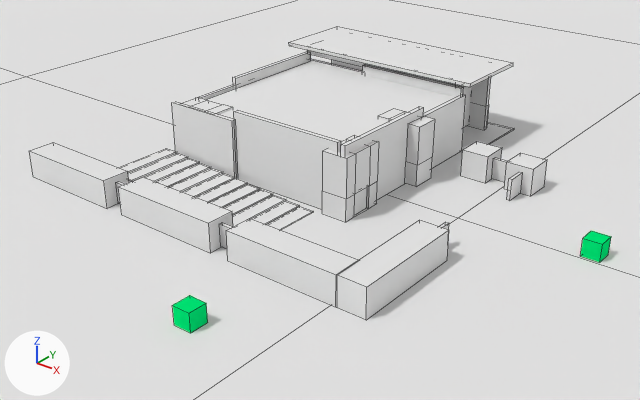
Two versions of the Blender file scenes/youthhouse/youthhouse.blend, one commit apart.
The view is the same before and after, from a 50 mm lens placed at (159.7, -211.5, 104.3), pointed at (21.0, -38.0, -3.2). Arrows for +X, +Y and +Z are at lower left; the lights stay in place. Mesh edges are drawn as thin lines.

The older version as bpy lines, for what is in view:
```python
me_cube_004 = bpy.data.meshes.new('Cube.004')
me_cube_004.from_pydata(...)  # a box spanning x -1.0..1.0, y -1.0..1.0, z -1.0..1.0
me_cube_004.materials.append(mat_tele)  # green #00e775
me_cube_007 = bpy.data.meshes.new('Cube.007')
me_cube_007.from_pydata(...)  # a box spanning x -1.0..1.0, y -1.0..1.0, z -1.0..1.0
me_cube_007.materials.append(mat_tele)  # green #00e775
me_cube_025 = bpy.data.meshes.new('Cube.025')
me_cube_025.from_pydata(...)  # a box spanning x -0.305..0.305, y -0.305..0.305, z -0.305..0.305
me_cube_025.materials.append(mat_stones)  # its picture is missing
ob_teleporter_x1_000 = bpy.data.objects.new('Teleporter.x1.000', me_cube_007)
ob_teleporter_x1_000.location = (36.6, -102.4, -1.6)
ob_teleporter_x1_000.scale = (2.55, 2.55, 2.55)
ob_teleporter_x1_001 = bpy.data.objects.new('Teleporter.x1.001', me_cube_004)
ob_teleporter_x1_001.location = (92.7, -18.7, -1.6)
ob_teleporter_x1_001.scale = (2.55, 2.55, 2.55)
ob_wall_017 = bpy.data.objects.new('Wall.017', me_cube_025)
ob_wall_017.location = (0.5, -73.1, 0.0)
ob_wall_017.scale = (55.5, 13.8, 13.8)
# also in view: 'Wall.011' at (10.9, -40.5, 6.5); 'Wall.013' at (31.6, -23.1, 6.5); 'Wall.018' at (61.1, -60.4, 0.0); 'Wall.024' at (13.4, 17.8, 6.5); 'Floor.001' at (153.3, -119.9, -4.1)
```
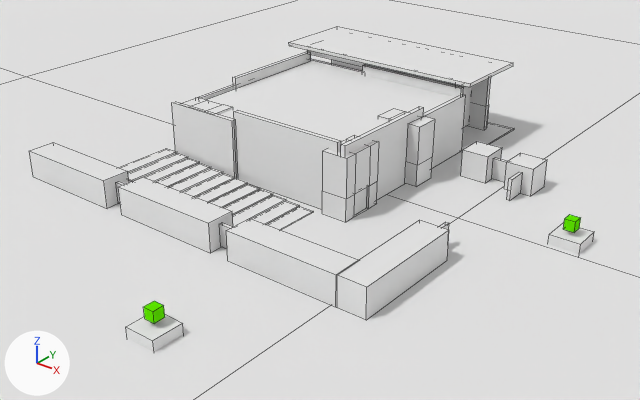
Commit message: Added Teleporters

The change, as a diff of the scene's bpy script:
```diff
--- a/scenes/youthhouse/youthhouse.blend.py
+++ b/scenes/youthhouse/youthhouse.blend.py
@@ mat_material @@
+mat_material = diffuse_material('Material')
+mat_material.base_color = (0.111, 0.8, 0.0)  # green #5ee700
@@ me_wall_002 @@
+me_wall_002.from_pydata(...)  # a box spanning x -0.305..0.305, y -0.305..0.305, z -0.305..0.305
+me_wall_002.materials.append(mat_stones)  # its picture is missing
@@ me_wall_003 @@
+me_wall_003.from_pydata(...)  # a box spanning x -0.305..0.305, y -0.305..0.305, z -0.305..0.305
+me_wall_003.materials.append(mat_stones)  # its picture is missing
@@ me_cube @@
+me_cube.from_pydata(...)  # a box spanning x -0.305..0.305, y -0.305..0.305, z -0.305..0.305
+me_cube.materials.append(mat_material)  # green #5ee700
@@ ob_teleporter_x1_000 @@
-ob_teleporter_x1_000 = bpy.data.objects.new('Teleporter.x1.000', me_cube_007)
-ob_teleporter_x1_000.location = (36.6, -102.4, -1.6)
-ob_teleporter_x1_000.scale = (2.55, 2.55, 2.55)
@@ ob_teleporter_x1_001 @@
-ob_teleporter_x1_001 = bpy.data.objects.new('Teleporter.x1.001', me_cube_004)
-ob_teleporter_x1_001.location = (92.7, -18.7, -1.6)
-ob_teleporter_x1_001.scale = (2.55, 2.55, 2.55)
@@ ob_wall_025 @@
+ob_wall_025 = bpy.data.objects.new('Wall.025', me_wall_002)
+ob_wall_025.location = (85.3, -16.3, -5.5)
+ob_wall_025.scale = (13.8, 13.8, 13.8)
@@ ob_wall_026 @@
+ob_wall_026 = bpy.data.objects.new('Wall.026', me_wall_003)
+ob_wall_026.location = (34.0, -110.2, -5.5)
+ob_wall_026.scale = (13.8, 13.8, 13.8)
@@ ob_teleporter_pos1 @@
+ob_teleporter_pos1 = bpy.data.objects.new('Teleporter.pos1', me_cube)
+ob_teleporter_pos1.location = (85.1, -16.8, 1.6)
+ob_teleporter_pos1.scale = (4.9, 4.9, 4.9)
@@ ob_teleporter_pos1_001 @@
+ob_teleporter_pos1_001 = bpy.data.objects.new('Teleporter.pos1.001', me_cube.copy())
+ob_teleporter_pos1_001.location = (33.8, -109.8, 1.6)
+ob_teleporter_pos1_001.scale = (4.9, 4.9, 4.9)
```

Changed parts and their boxes (x1, y1, x2, y2) in the pictures (640 x 400 px):
'Wall.026', added: after (126, 314, 184, 352)
'Teleporter.x1.000', deleted (green): before (173, 295, 208, 333)
'Wall.025', added: after (548, 222, 594, 254)
'Teleporter.x1.001', deleted (green): before (580, 231, 611, 262)
'Teleporter.pos1.001', added: after (144, 301, 165, 324)
'Teleporter.pos1', added: after (563, 214, 581, 232)
